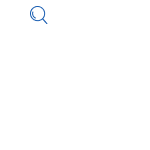
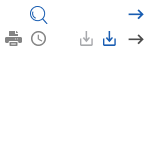
The second (150, 150) image is a revision of the first. Changes to its layers:
added layer "Vector (2)" above "Vector" over [128,34,144,45]
added layer "Vector" above "Group 8120" over [128,9,144,20]
added layer "Group 8120" above "Group 8119" over [103,31,116,46]
added layer "Group 8119" above "Vector (1)" over [80,31,93,46]
added layer "Group 7660" above "Group" over [31,31,46,46]
added layer "Group" (1st of 2) above "Group" over [5,31,22,46]
